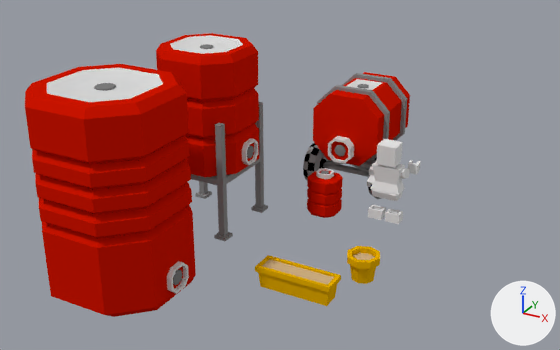
An edit to the Blender file crops/bricks/support.blend, drawn before and after from the same camera.
Both versions are drawn from a 50 mm camera at (19.4, -41.2, 22.5) aimed at (-0.4, -5.2, 4.5). Every picture has the same lights, and +X, +Y and +Z are marked at lower right. Objects named as collision shapes, trigger or cutter boxes, shadow casters or lower levels of detail are left out.

The older version as bpy lines, for what is in view:
```python
me_cube_011 = bpy.data.meshes.new('Cube.011')
me_cube_011.from_pydata(...)  # 283 vertices, 218 faces; spans x -2.7..3.0, y -2.7..2.7, z -1.4..9.8
# faces by material slot: [84, 38, 32, 64]
me_cube_011.materials.append(mat_blank)  # red #ce1400
me_cube_011.materials.append(mat_grey)  # light grey #dadada
me_cube_011.materials.append(mat_black)  # grey #7c7c7c
me_cube_011.materials.append(mat_gray25)  # grey #898989
me_cube_061 = bpy.data.meshes.new('Cube.061')
me_cube_061.from_pydata(...)  # 51 vertices, 44 faces; spans x -0.96..0.96, y -0.96..0.96, z -0.8..0.7
# faces by material slot: [4, 40]
me_cube_061.materials.append(mat_blank_top)  # its picture is missing
me_cube_061.materials.append(mat_terracotta)  # yellow #e7ae00
me_player_base_mesh_042 = bpy.data.meshes.new('player_base_Mesh.042')
me_player_base_mesh_042.from_pydata(...)  # 709 vertices, 406 faces; spans x -1.38..0.17, y -1.56..1.01, z -0.21..1.07
me_player_base_mesh_042.materials.append(mat_none)  # white #e7e7e7
ob_flowerpot = bpy.data.objects.new('flowerpot', me_cube_061)
ob_flowerpot.location = (5.5, -6.5, 0.8)
ob_largewatertank = bpy.data.objects.new('largeWaterTank', me_cube_011)
ob_largewatertank.location = (-6.0, -4.0, 1.4)
ob_player_base_mesh_042 = bpy.data.objects.new('player_base_Mesh.042', me_player_base_mesh_042)
ob_player_base_mesh_042.location = (5.0, 2.5, 3.1)
ob_player_base_mesh_042.rotation_euler = (1.571, 0.0, 0.0)  # degrees (90, 0, 0)
ob_player_base_mesh_042.scale = (2.0, 2.0, 2.0)
# also in view: 'massiveWaterTank' at (-5.9, -13.0, 5.6); 'smallWaterTank' at (0.0, 0.0, 1.4); 'medWaterTank' at (0.0, 5.5, 3.6); 'qs planter' at (3.0, -10.1, 0.7); 'planter' at (3.0, -9.5, 0.6)
```
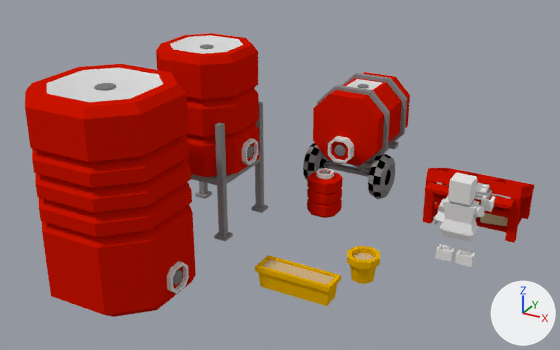
Boxes [x1, y1, x2, y2] around the edits, measured in the pictures (560 x 350 px):
'player_base_Mesh.042', moved: before [367, 139, 421, 224]; after [434, 173, 495, 267]
'Cube.000', added (red): after [422, 168, 534, 243]
    faces in mat_blank (red #ce1400): [422, 168, 534, 243]
    faces in mat_package (beige #d3c098): [445, 184, 508, 227]
    faces in mat_material_003 (grey #acacac): [474, 183, 492, 200]

The change, as a diff of the scene's bpy script:
```diff
--- a/crops/bricks/support.blend.py
+++ b/crops/bricks/support.blend.py
@@ mat_material_002 @@
+mat_material_002 = diffuse_material('Material.002')
+mat_material_002.base_color = (0.713, 0.713, 0.713)  # light grey #dcdcdc
@@ mat_material_001 @@
+mat_material_001 = diffuse_material('Material.001')
+mat_material_001.base_color = (1.0, 1.0, 1.0)  # white #ffffff
@@ mat_package @@
+mat_package = diffuse_material('package')
+mat_package.base_color = (0.653, 0.527, 0.312)  # beige #d3c098
@@ mat_white @@
+mat_white = diffuse_material('white')
+mat_white.base_color = (1.0, 1.0, 1.0)  # white #ffffff
@@ mat_material_003 @@
+mat_material_003 = diffuse_material('Material.003')
+mat_material_003.base_color = (0.413, 0.413, 0.413)  # grey #acacac
@@ me_cube_108 @@
+me_cube_108.from_pydata(...)  # 348 vertices, 197 faces; spans x -1.3..1.3, y -1.1..1.4, z -16.2..0.0
+# faces by material slot: [72, 2, 1, 26, 72, 16, 8]
+me_cube_108.materials.append(mat_blank)  # red #ce1400
+me_cube_108.materials.append(mat_material_001)  # white #ffffff
+me_cube_108.materials.append(mat_material_002)  # light grey #dcdcdc
+me_cube_108.materials.append(mat_material_003)  # grey #acacac
+me_cube_108.materials.append(mat_package)  # beige #d3c098
+me_cube_108.materials.append(mat_white)  # white #ffffff
+me_cube_108.materials.append(mat_black)  # grey #7c7c7c
@@ ob_player_base_mesh_042 @@
 ob_player_base_mesh_042 = bpy.data.objects.new('player_base_Mesh.042', me_player_base_mesh_042)
-ob_player_base_mesh_042.location = (5.0, 2.5, 3.1)
+ob_player_base_mesh_042.location = (10.5, -0.5, 3.1)
 ob_player_base_mesh_042.rotation_euler = (1.571, 0.0, 0.0)  # degrees (90, 0, 0)
@@ ob_cube_000 @@
+ob_cube_000 = bpy.data.objects.new('Cube.000', me_cube_108)
+ob_cube_000.location = (9.0, 3.0, 3.6)
+ob_cube_000.scale = (2.17, 2.17, 0.222)
```
